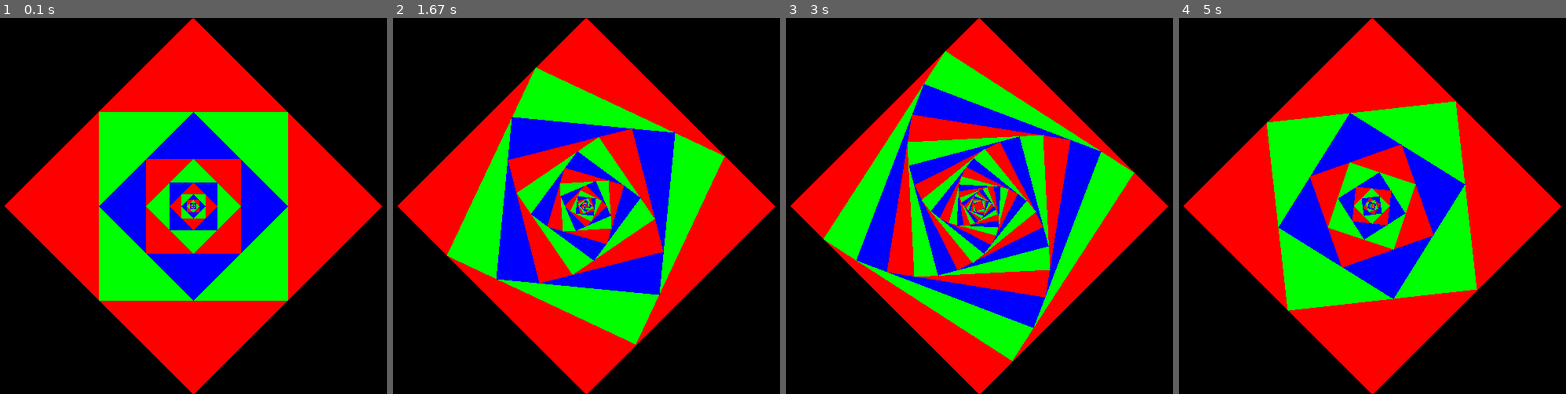
Above: before the commit, frames 1-4 (left to right).
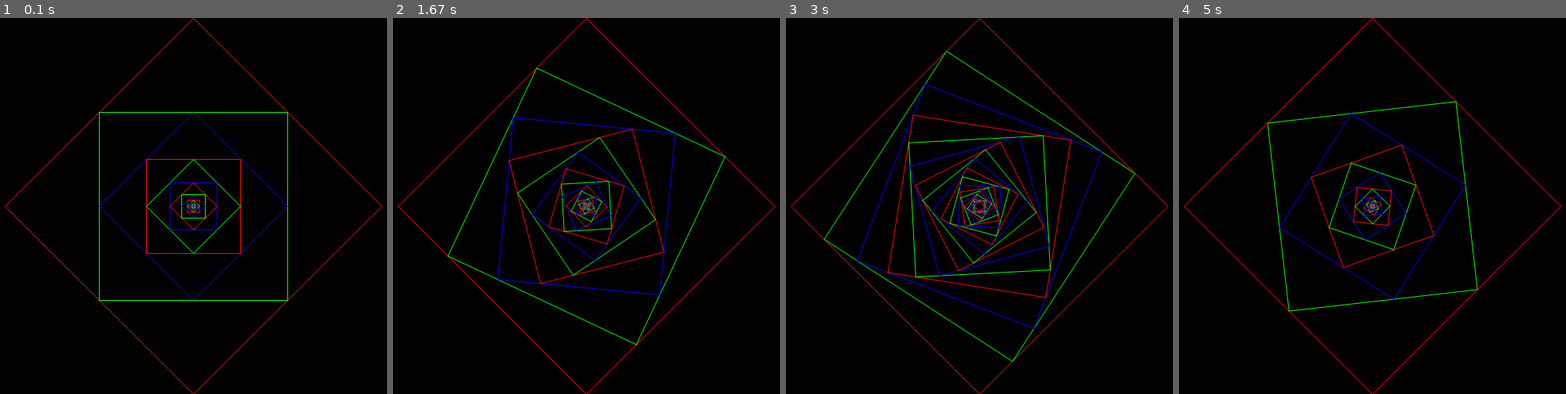
Above: after the commit, the same moments.

Repository: mamoit/pygame-inception
Game: pygame game, started from main.py
The game is run twice, just before and just after one commit, with the same random seed, the same clock (stepped at 60 frames per second) and the same inputs. The source is Python 2; it was converted automatically to run under Python 3.
Inputs (mouse positions are in pixels of both pictures, inside the frame that each line leads up to):
- Up to frame 1 (0.1 s): no input
- Up to frame 2 (1.67 s): click (586, 206) at 0.38 s; tap + at 0.73, 1.03 s; click (466, 209) at 0.75 s; tap - at 0.82 s; click (768, 337) at 1.22 s; click (466, 130) at 1.55 s
- Up to frame 3 (3 s): click (979, 251) at 1.88 s; click (909, 127) at 2.22 s; click (1153, 303) at 2.55 s; click (816, 243) at 2.88 s
- Up to frame 4 (5 s): click (1225, 134) at 3.22 s; click (1252, 273) at 3.55 s; click (1550, 292) at 3.88 s; click (1217, 345) at 4.22 s; click (1213, 228) at 4.55 s; click (1399, 311) at 4.88 s

The runs differ from the first frame. In frame 1, 47% of the frame differs, in the area x 1-99%, y 0-100%; in frame 2, 48%; in frame 3, 48%; in frame 4, 48%.

Commit message:
Use aaline instead of polygon.

Diff:
--- a/game.py
+++ b/game.py
@@ -56,14 +56,14 @@
 		while True:
 			self.windowSurfaceObj.fill(self.black)
 			lastPoints = self.squarePoints
-			pygame.draw.polygon(self.windowSurfaceObj,self.r,self.squarePoints)
+			pygame.draw.aalines(self.windowSurfaceObj,self.r,True,self.squarePoints)
 			for ind in xrange(self.depth):
 				points = []
 				for i in xrange(self.vertexes):
 					j = i+1 if i<self.vertexes-1 else 0
 					points.append((lastPoints[i][0]+self.ratio*(lastPoints[j][0] - lastPoints[i][0]), lastPoints[i][1]+self.ratio*(lastPoints[j][1] - lastPoints[i][1])))
 
-				pygame.draw.polygon(self.windowSurfaceObj,self.colors[(ind+1)%self.ncolors],points)
+				pygame.draw.aalines(self.windowSurfaceObj,self.colors[(ind+1)%self.ncolors],True,points)
 				lastPoints = points
 
 			# Handle events
